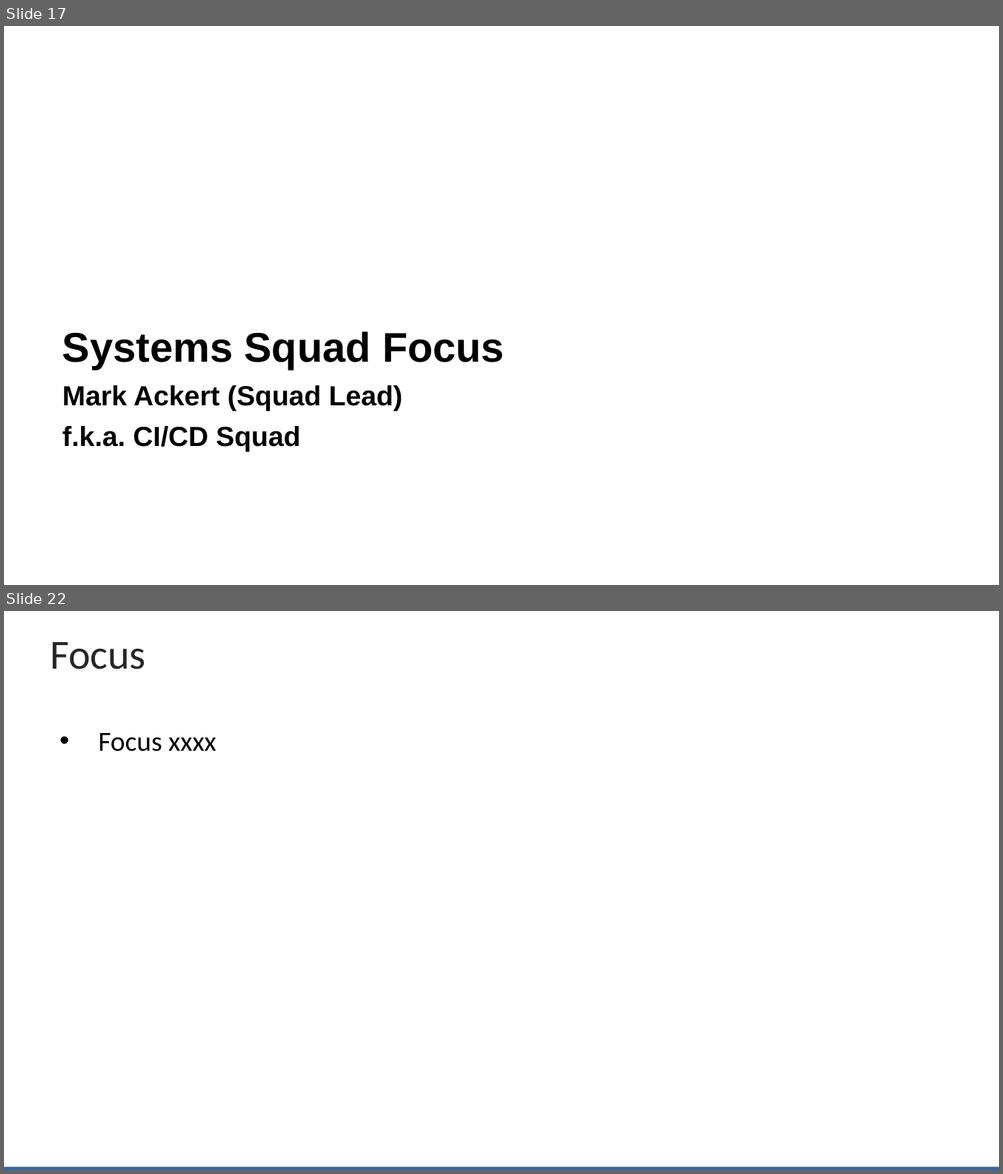
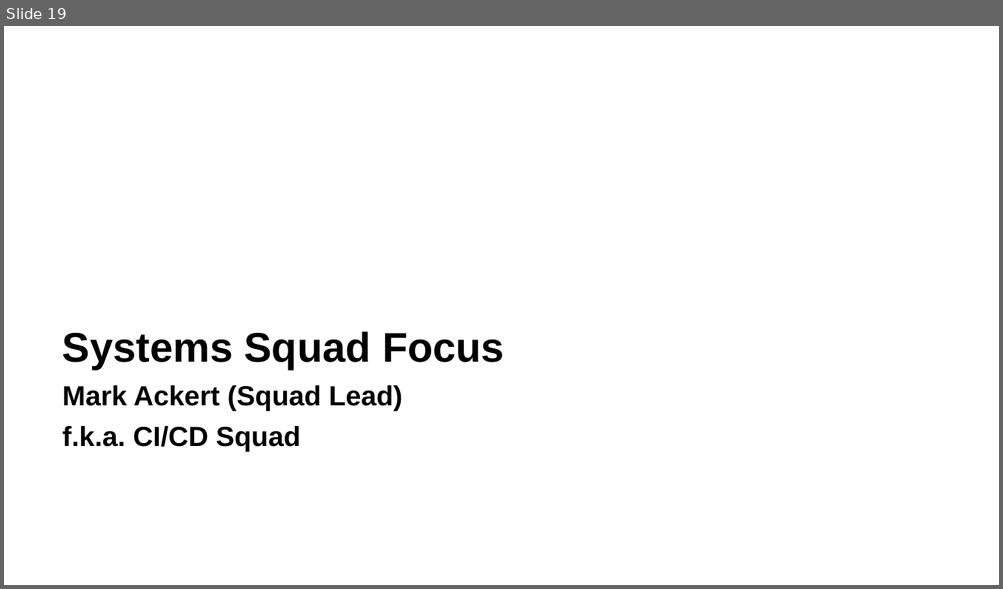
Before and after one commit to zowe/community, a slide deck: Project Management/20PI3 Planning/Zowe Community Squad Focus for 20PI3.pptx. Shown one above the other, each under a label of ours: slides 17 and 22 before the commit, slide 19 after it; the slides between them are not shown. The pictures are 1003x1174 and 1003x589 pixels, drawn with LibreOffice and Linux fonts; fonts in the diff are those of the drawing; background and template pictures are left out. Boxes give left, top, right and bottom in pixels: in the first picture for what was removed or moved away, otherwise in the second. Text is boxed around its words. In the diff, an @@ line names an element or a change of style, - is before the commit and + after.

```diff
--- a/Project Management/20PI3 Planning/Zowe Community Squad Focus for 20PI3.pptx
+++ b/Project Management/20PI3 Planning/Zowe Community Squad Focus for 20PI3.pptx
@@ slide 22 removed at bbox=[4, 611, 999, 1170], background #FFFFFF @@
@@ title removed at bbox=[51, 642, 146, 669] @@
-Focus
@@ text removed at bbox=[98, 733, 216, 752] @@
-• Focus xxxx
@@ rectangle removed at bbox=[4, 1167, 999, 1170] @@
@@ what was slide 17 is now slide 19 @@
```
Also in this commit, not shown: 4 slides changed, 5 slides added, 2 other slides removed.
